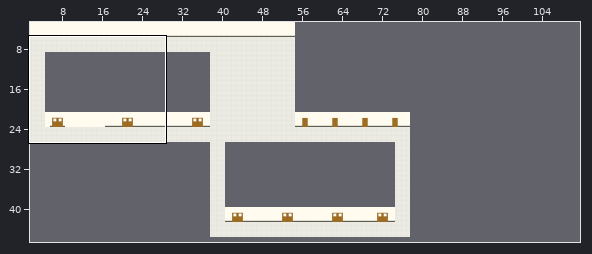
Two states of a Tiled map, data/map/floor1.tmx. Above: a wide view before the commit, with the close-up outlined.
Close-up. Before:
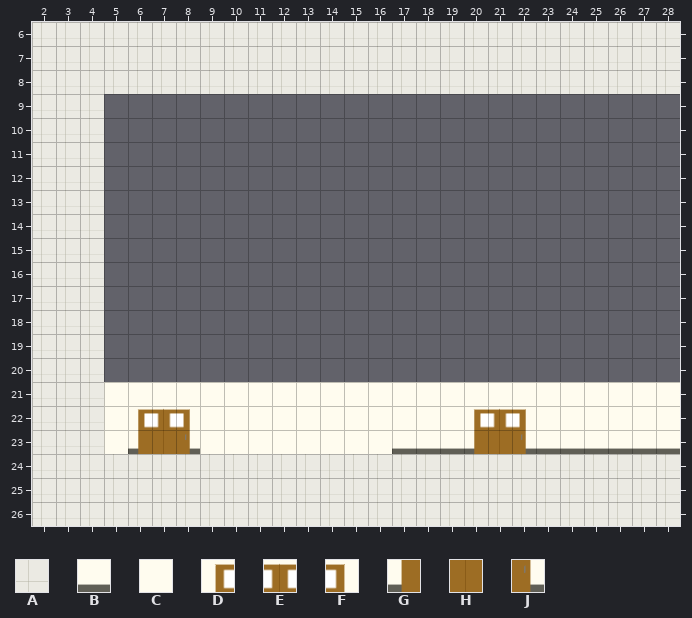
Cells are 32x32 px. Shown: x 2..28, y 6..26. The commit also changed other parts of the map, which this record leaves out. Tiles whose own drawing changed are shown in their newer look in all pictures.
Key: from "testTileMap": A 1, B 2, C 3, D 18, E 19, F 20, G 34, H 35, J 36.
_ is an empty cell.
Layer "tiles" before, first column x 2:
 6 AAAAAAAAAAAAAAAAAAAAAAAAAAA
 7 AAAAAAAAAAAAAAAAAAAAAAAAAAA
 8 AAAAAAAAAAAAAAAAAAAAAAAAAAA
 9 AAA________________________
10 AAA________________________
11 AAA________________________
12 AAA________________________
13 AAA________________________
14 AAA________________________
15 AAA________________________
16 AAA________________________
17 AAA________________________
18 AAA________________________
19 AAA________________________
20 AAA________________________
21 AAACCCCCCCCCCCCCCCCCCCCCCCC
22 AAACDEFCCCCCCCCCCCDEFCCCCCC
23 AAACGHJCCCCCCCCBBBGHJBBBBBB
24 AAAAAAAAAAAAAAAAAAAAAAAAAAA
25 AAAAAAAAAAAAAAAAAAAAAAAAAAA
26 AAAAAAAAAAAAAAAAAAAAAAAAAAA
After the commit:
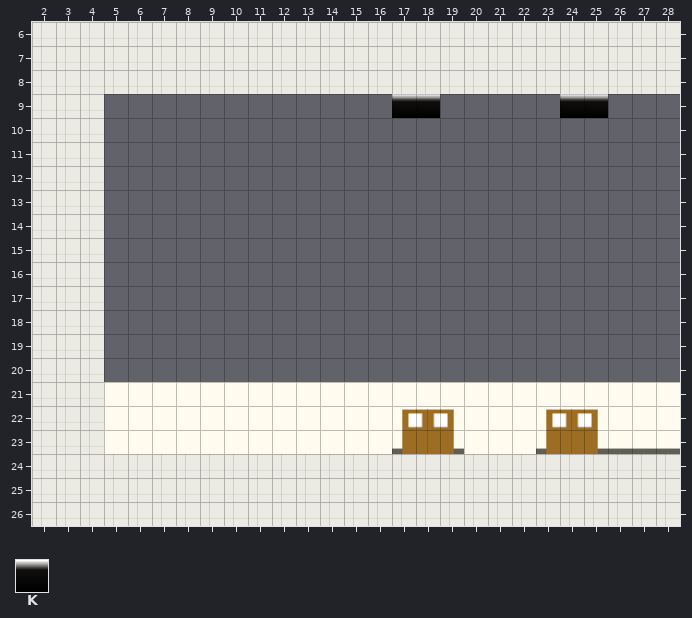
Further tiles: from "testTileMap": K 48.
The exact change:
Layer "tiles":
y 9: x 17..18 __ -> KK; x 24..25 __ -> KK
y 22: x 6..8 DEF -> CCC; x 17..25 CCCDEFCCC -> DEFCCCDEF
y 23: x 6..8 GHJ -> CCC; x 17..25 BBBGHJBBB -> GHJCCCGHJ
